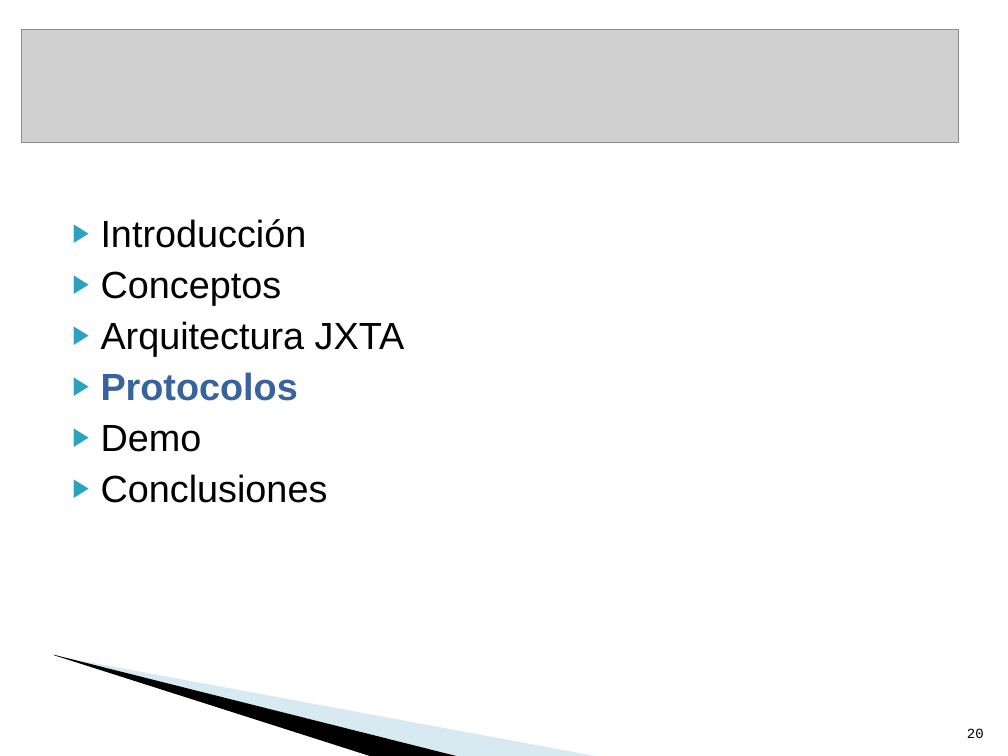
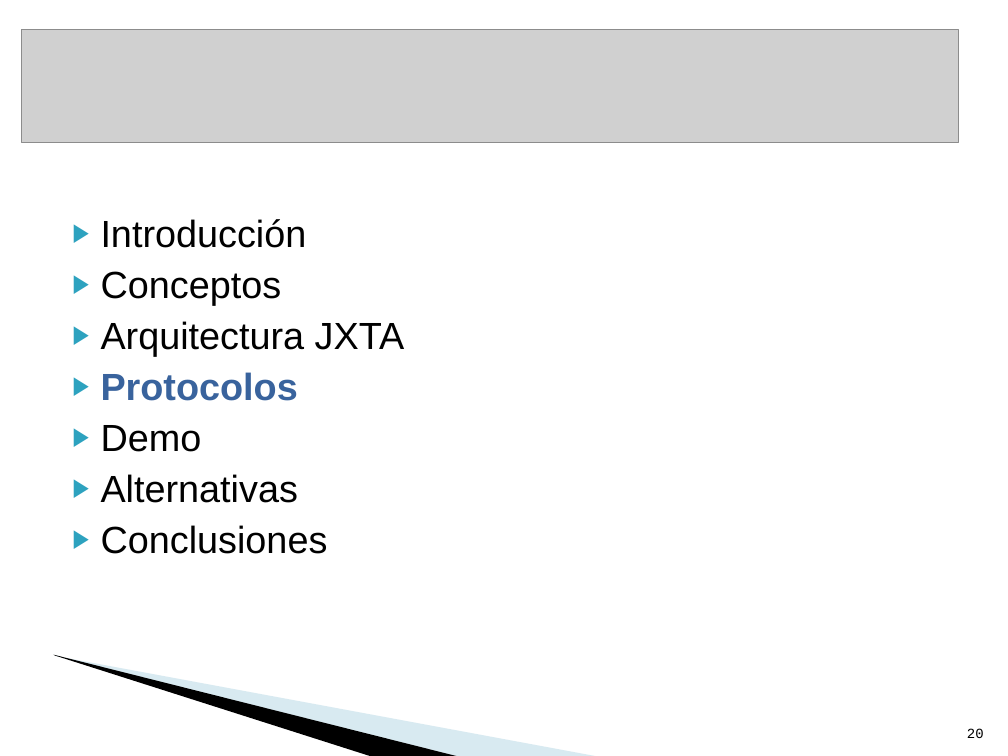
Before and after one commit to txedo/isi-practicas-5, a slide deck: slide 20 of sistemas-colaboracion/p2p-jxta/presentacion/PresentaciónColaboracion.ppt. Drawn at 1008x756 pixels with LibreOffice and Linux fonts; fonts in the diff are those of the drawing; grey boxes stand for pictures; background and template pictures are left out. Boxes give left, top, right and bottom in pixels: in the first picture for what was removed or moved away, otherwise in the second. Text is boxed around its words. In the diff, an @@ line names an element or a change of style, - is before the commit and + after.

Commit message:
colaborativos: * tienes, o te pego dos hostias, que poner el título en las traspas de las alternativas

```diff
--- a/sistemas-colaboracion/p2p-jxta/presentacion/PresentaciónColaboracion.ppt
+++ b/sistemas-colaboracion/p2p-jxta/presentacion/PresentaciónColaboracion.ppt
@@ text at [101,474,298,503]: paragraph added @@
+▶ Alternativas
```
Also in this commit, not shown: 6 other slides changed, 7 slides added, 1 other file.
